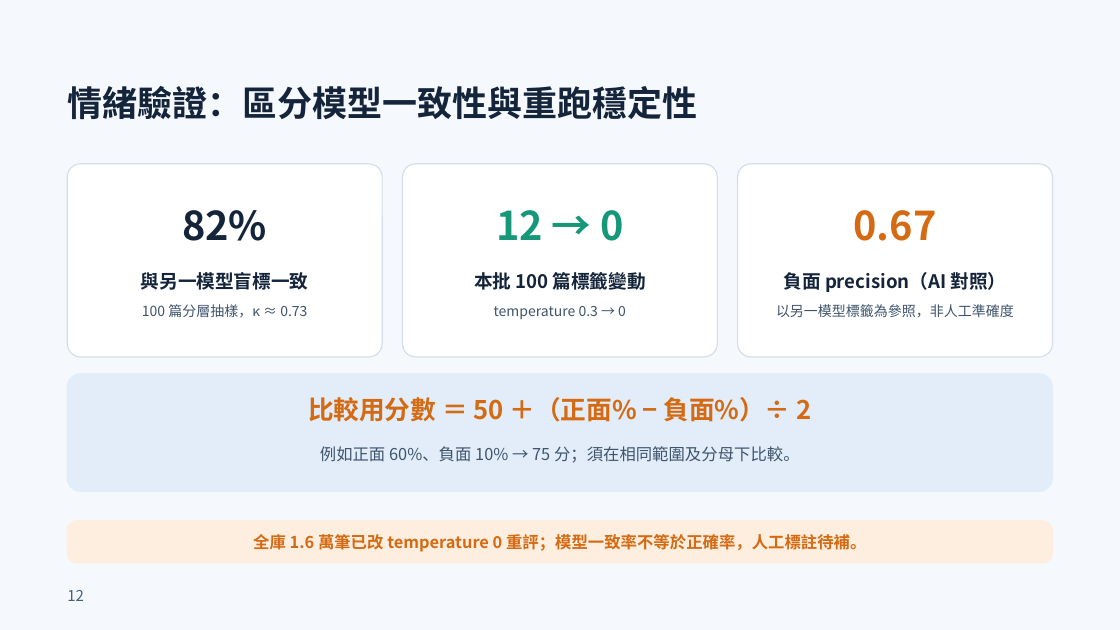
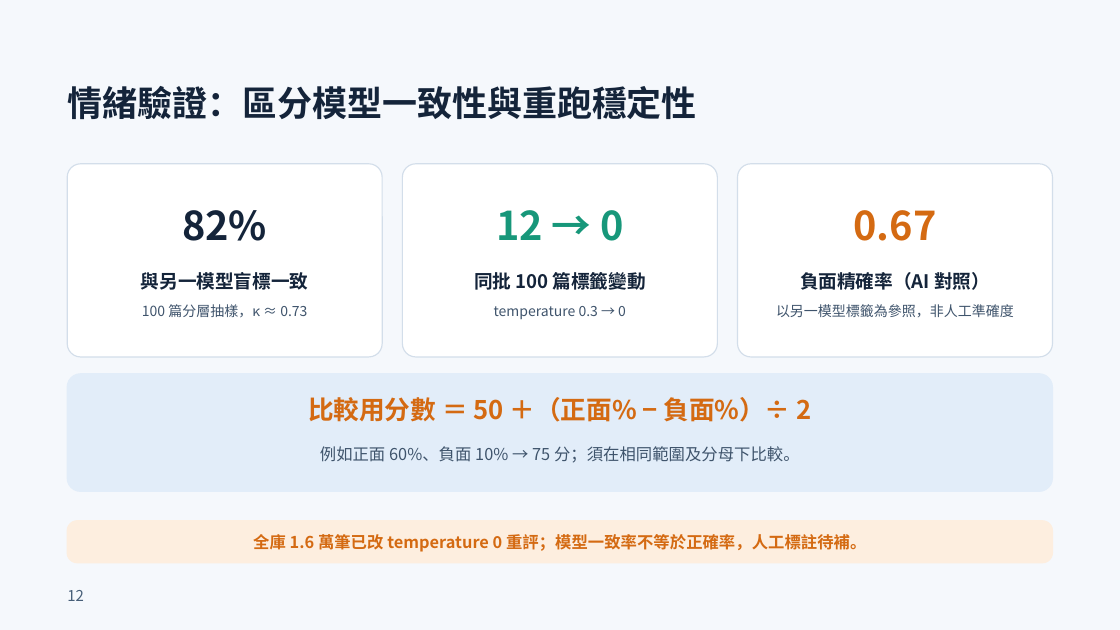
Before and after one commit to xujiaquan05/115405, a slide deck: slide 12 of output/ppt-review-20261011/final/MeBOD_複審簡報_第二輪修訂版.pptx. Drawn at 1120x630 pixels with LibreOffice and Linux fonts; fonts in the diff are those of the drawing. Boxes give left, top, right and bottom in pixels: in the first picture for what was removed or moved away, otherwise in the second. Text is boxed around its words. In the diff, an @@ line names an element or a change of style, - is before the commit and + after.

```diff
--- a/output/ppt-review-20261011/final/MeBOD_複審簡報_第二輪修訂版.pptx
+++ b/output/ppt-review-20261011/final/MeBOD_複審簡報_第二輪修訂版.pptx
@@ text at bbox=[474, 269, 646, 294]: text changed @@
-本批 100 篇標籤變動
+同批 100 篇標籤變動
@@ text at bbox=[800, 272, 990, 290]: text changed @@
-負面 precision（AI 對照）
+負面精確率（AI 對照）
```
Also in this commit, not shown: 6 other slides changed, 2 other files.
